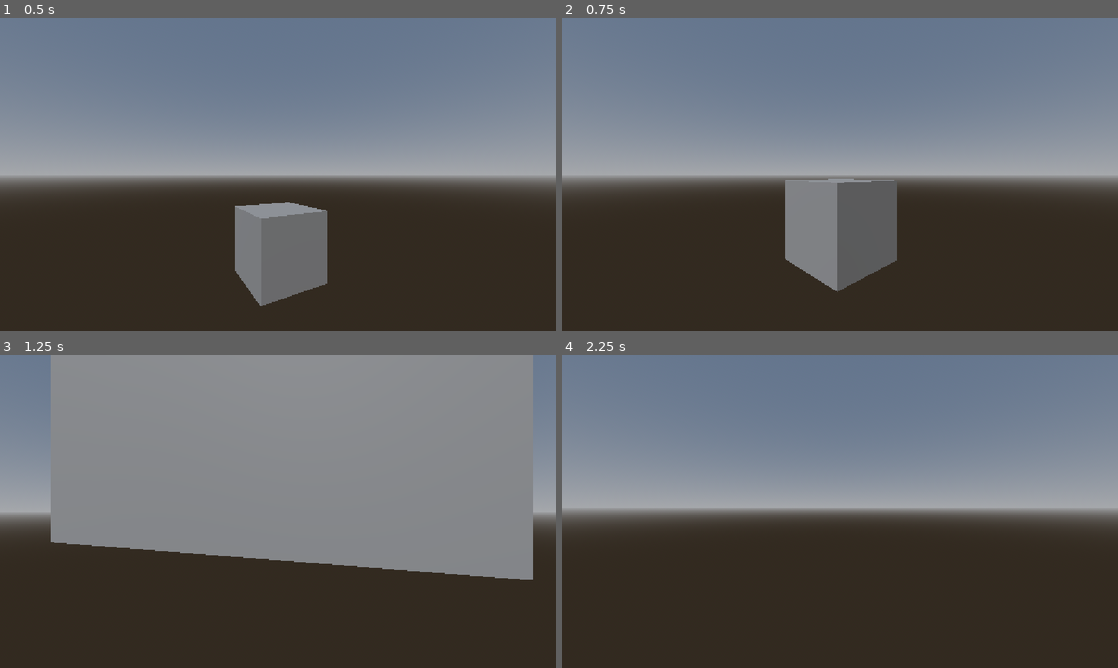
Above: before the commit, frames 1-4 (two rows, left to right).
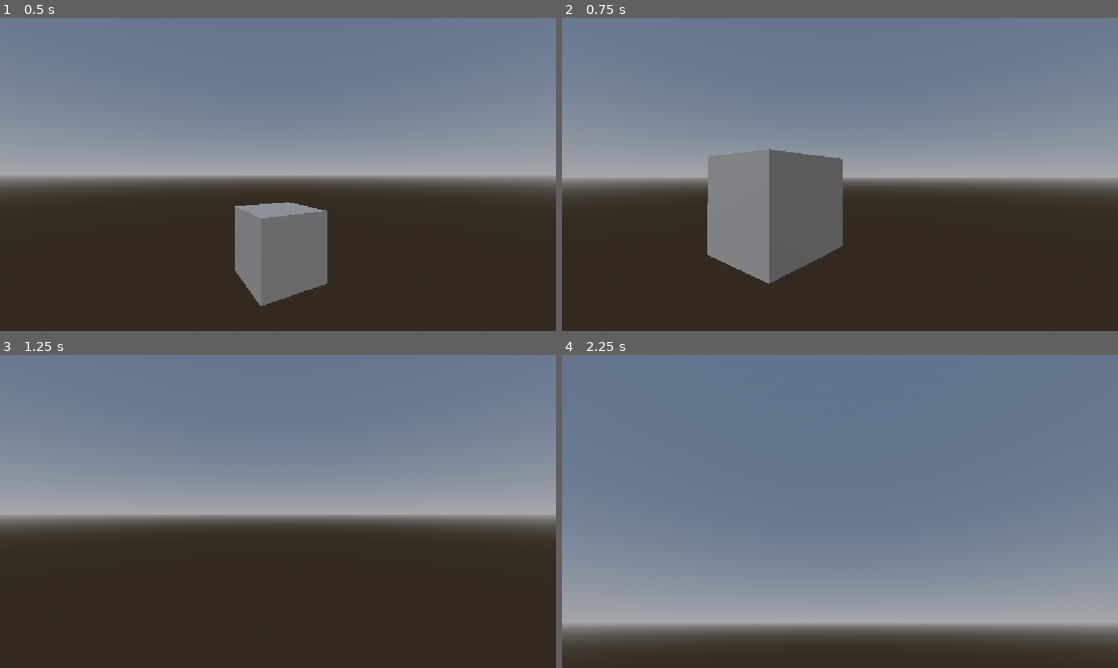
Above: after the commit, the same moments.

Repository: krscott/godot-start
Game: Godot game, scene res://main.tscn
Same seed, same stepped clock (60 frames per second), same inputs: the game is played once before the commit and once after it.
Inputs (mouse positions are in pixels of both pictures, inside the frame that each line leads up to):
- Up to frame 1 (0.5 s): no input
- Up to frame 2 (0.75 s): move the mouse to (867, 174) at 0.52 s; hold W (move_forward) from 0.53 s (still down); hold Ctrl (crouch) from 0.53 s (still down)
- Up to frame 3 (1.25 s): keep holding W (move_forward); keep holding Ctrl (crouch); tap Space (jump) at 0.77, 1.07 s; tap Shift (sprint) at 0.8 s
- Up to frame 4 (2.25 s): move the mouse to (812, 511) at 1.27 s; release Ctrl (crouch) at 1.28 s; tap Shift (sprint) at 1.35 s; tap Space (jump) at 1.52, 1.82 s; right-click (812, 511) at 1.55 s; tap Enter at 2 s; move the mouse to (895, 442) at 2.02 s; release W (move_forward) at 2.03 s; hold D (move_right) from 2.03 s (still down); hold Space (jump) from 2.03 s (still down); right-click (895, 442) at 2.1 s; click (895, 442) at 2.17 s

Frame 1 is identical in both runs. In frame 2, 12% of the frame differs, in the area x 9-91%, y 41-88%; in frame 3, 36%; in frame 4, 59%, in the area x 0-100%, y 28-94%.

Commit message:
Refactor architecture

Diff:
--- a/project/main.gd
+++ b/project/main.gd
@@ -1,154 +1,116 @@
 extends Node
-const gdserde_class := &"Main"
-const gdserde_props := [&"world", &"player_input"]
 
-@export var world: World
-@export var menu: Menu
 
-var skip_next_mouse_move := true
-var mouse_captured := true
-var player_input := PlayerInput.new()
-var replay := Replay.new()
+@onready var pausing: Pausing = %Pausing
+@onready var replay: Replay = %Replay
+@onready var player_input: PlayerInput = %PlayerInput
+@onready var world: World = %World
+@onready var menu: Menu = %Menu
+@onready var system_dialog: SystemDialog = %SystemDialog
+
+
 var quick_save := {}
 var quick_save_zero := {}
 
+
 func _ready() -> void:
+	assert(pausing)
+	assert(replay)
+	assert(player_input)
 	assert(world)
 	assert(menu)
+	assert(system_dialog)
+
 	if OS.is_debug_build():
 		print("DEBUG MODE")
 
+	util.expect_ok(replay.load_frame.connect(_replay_load_frame))
+	util.expect_ok(replay.request_frame.connect(_replay_save_frame))
+
 	build_menu()
 
-	quick_save_zero = GdSerde.serialize(self)
+	quick_save_zero = _save_savedata()
 	quick_save = quick_save_zero
 
 	var args := OS.get_cmdline_user_args()
 	print(args)
 	if args:
 		if OK == replay.load_from_file(args[0]):
-			print("REPLAY")
 			replay.start()
 
-
-func _physics_process(_delta: float) -> void:
-	if get_tree().paused:
-		return
-
-	if replay.is_active:
-		var err := GdSerde.deserialize_object(player_input, replay.next())
-		assert(not err, error_string(err))
-		if not replay.is_active:
-			print("REPLAY DONE")
-			pause()
-	else:
-		player_input.update_physics_from_input()
-		replay.add_frame(GdSerde.serialize_object(player_input))
-
-	world.apply_physics_input(player_input)
+	unpause()
 
 
 func _process(_delta: float) -> void:
-	if mouse_captured:
-		util.mouse_capture()
-	else:
-		util.mouse_show()
-
-	if not get_tree().paused:
-		world.apply_view_input(player_input)
+	if not menu.visible:
+		if Input.is_action_just_pressed("quick_save"):
+			quick_save = _save_savedata()
+		elif Input.is_action_just_pressed("quick_load"):
+			_load_savedata(quick_save)
+		elif Input.is_action_just_pressed("quit"):
+			_save_replay_and_quit()
+		elif Input.is_action_just_pressed("ui_cancel"):
+			pause()
 
 
-func _input(event: InputEvent) -> void:
-	if get_tree().paused:
-		return
-
-	var err := OK
-	match event.get_class():
-		"InputEventMouseMotion":
-			if skip_next_mouse_move:
-				skip_next_mouse_move = false
-			elif mouse_captured:
-				player_input.update_view_from_event(event)
-		"InputEventKey", "InputEventMouseButton":
-			if Input.is_action_just_pressed("quick_save"):
-				quick_save = GdSerde.serialize(self)
-				print(JSON.stringify(quick_save))
-			elif Input.is_action_just_pressed("quick_load"):
-				err = GdSerde.deserialize_object(self, quick_save)
-				assert(not err, error_string(err))
-			elif Input.is_action_just_pressed("load_replay"):
-				replay_open_dialog()
-			elif Input.is_action_just_pressed("quit"):
-				save_replay_and_quit()
-			elif Input.is_action_just_pressed("toggle_mouse"):
-				mouse_captured = not mouse_captured
-				if mouse_captured:
-					skip_next_mouse_move = true
-			elif Input.is_action_just_pressed("ui_cancel"):
-				pause()
-			else:
-				player_input.update_view_from_event(event)
+func _replay_load_frame(frame: Dictionary) -> void:
+	util.expect_ok(GdSerde.deserialize_object(player_input, frame))
+	if replay.is_active:
+		player_input.skip_frame = true
+	else:
+		print("REPLAY DONE")
+		pause()
 
 
-func save_replay_and_quit() -> void:
-	var err := replay.save_to_file("replay.dat")
-	assert(not err, error_string(err))
+func _replay_save_frame() -> void:
+	replay.add_frame(GdSerde.serialize_object(player_input))
+
+
+func _save_replay_and_quit() -> void:
+	if replay.enabled:
+		util.expect_ok(replay.save_to_file("replay.dat"))
 	get_tree().quit()
 
 
-func restart_replay() -> void:
-	load_savedata(quick_save_zero)
+func _restart_replay() -> void:
+	_load_savedata(quick_save_zero)
 	replay.restart()
 
 
-func load_savedata(data: Dictionary) -> void:
-	var err := GdSerde.deserialize_object(self, data)
-	assert(not err, error_string(err))
+func _load_savedata(data: Dictionary) -> void:
+	util.expect_ok(GdSerde.deserialize_object(world, data))
 
 
-func file_open_dialog(
-	filter: String = "",
-	description: String = ""
-) -> String:
-	var original_mouse_captured := mouse_captured
-	mouse_captured = false
+func _save_savedata() -> Dictionary:
+	var savedata := GdSerde.serialize_object(world)
+	print(JSON.stringify(savedata))
+	return savedata
 
-	var filename := await Popupper.file_open_dialog(
-		self, filter, description
-	)
-
-	mouse_captured = original_mouse_captured
-	return filename
 
 func replay_open_dialog() -> void:
-	var filename := await file_open_dialog("*.dat", "Replay File")
+	var filename := await system_dialog.file_open_dialog("*.dat", "Replay File")
 	if filename:
 		var err := replay.load_from_file(filename)
 		assert(not err, error_string(err))
-		restart_replay()
+		_restart_replay()
 		unpause()
 
-func set_paused(paused: bool) -> void:
-	# Align pause state to frame
-	await get_tree().process_frame
-
-	menu.visible = paused
-	mouse_captured = not paused
-	get_tree().paused = paused
-	if paused:
-		print("PAUSED")
-	else:
-		print("UNPAUSED")
 
 func unpause() -> void:
-	set_paused(false)
+	pausing.unpause()
+	menu.hide()
+	util.set_mouse_captured(true)
+
 
 func pause() -> void:
-	set_paused(true)
+	pausing.pause()
+	menu.show()
+	util.set_mouse_captured(false)
+
 
 func build_menu() -> void:
 	menu.build([
 		Menu.btn("Continue", unpause, "ui_cancel"),
 		Menu.btn("Load Replay", replay_open_dialog),
-		Menu.btn("Quit", save_replay_and_quit),
+		Menu.btn("Quit", _save_replay_and_quit),
 	])
--- a/project/main.tscn
+++ b/project/main.tscn
@@ -1,10 +1,14 @@
-[gd_scene load_steps=10 format=3 uid="uid://6uyp4hbab8gp"]
+[gd_scene load_steps=13 format=3 uid="uid://6uyp4hbab8gp"]
 
 [ext_resource type="Script" uid="uid://ygjvluupbdtm" path="res://main.gd" id="1_0xm2m"]
 [ext_resource type="Script" uid="uid://dfati240tvaw1" path="res://scripts/free_cam.gd" id="2_0xm2m"]
 [ext_resource type="Script" uid="uid://cj83dvikoriai" path="res://world.gd" id="2_1bvp3"]
+[ext_resource type="Script" uid="uid://n2spkoxc2iv5" path="res://scripts/pausing.gd" id="2_5vw27"]
+[ext_resource type="Script" uid="uid://skj8dxeivfvs" path="res://scripts/player_input.gd" id="2_7mycd"]
+[ext_resource type="Script" uid="uid://mahcrqfjlyyq" path="res://scripts/replay.gd" id="2_272bh"]
 [ext_resource type="Script" uid="uid://c1yjf0s7vvoqn" path="res://rotate.gd" id="3_h2yge"]
 [ext_resource type="PackedScene" uid="uid://dkhqxc2w4rda4" path="res://scenes/ui/menu.tscn" id="5_lquwl"]
+[ext_resource type="Script" uid="uid://btc74n06ykolu" path="res://scripts/system_dialog.gd" id="9_kek77"]
 
 [sub_resource type="ProceduralSkyMaterial" id="ProceduralSkyMaterial_0xm2m"]
 
@@ -15,20 +19,27 @@
 background_mode = 2
 sky = SubResource("Sky_0xm2m")
 
-[sub_resource type="LabelSettings" id="LabelSettings_1bvp3"]
-font_size = 44
+[node name="Main" type="Node"]
+script = ExtResource("1_0xm2m")
 
-[node name="Main" type="Node" node_paths=PackedStringArray("world", "menu")]
-process_mode = 3
-script = ExtResource("1_0xm2m")
-world = NodePath("World")
-menu = NodePath("Menu")
+[node name="Pausing" type="Node" parent="."]
+unique_name_in_owner = true
+script = ExtResource("2_5vw27")
 
-[node name="World" type="CanvasLayer" parent="." node_paths=PackedStringArray("freecam", "box")]
-process_mode = 1
+[node name="Replay" type="Node" parent="."]
+unique_name_in_owner = true
+script = ExtResource("2_272bh")
+enabled = false
+
+[node name="PlayerInput" type="Node" parent="."]
+unique_name_in_owner = true
+script = ExtResource("2_7mycd")
+
+[node name="World" type="CanvasLayer" parent="." node_paths=PackedStringArray("box", "freecam")]
+unique_name_in_owner = true
 script = ExtResource("2_1bvp3")
+box = NodePath("Box")
 freecam = NodePath("FreeCam")
-box = NodePath("Box")
 
 [node name="WorldEnvironment" type="WorldEnvironment" parent="World"]
 environment = SubResource("Environment_h2yge")
@@ -43,22 +54,9 @@
 [node name="Box" type="CSGBox3D" parent="World"]
 script = ExtResource("3_h2yge")
 
-[node name="UI" type="CanvasLayer" parent="."]
+[node name="Menu" parent="." instance=ExtResource("5_lquwl")]
+unique_name_in_owner = true
 
-[node name="Label" type="Label" parent="UI"]
-visible = false
-anchors_preset = 8
-anchor_left = 0.5
-anchor_top = 0.5
-anchor_right = 0.5
-anchor_bottom = 0.5
-offset_left = -138.0
-offset_top = -30.5
-offset_right = 138.0
-offset_bottom = 30.5
-grow_horizontal = 2
-grow_vertical = 2
-text = "Hello, Godot!"
-label_settings = SubResource("LabelSettings_1bvp3")
-
-[node name="Menu" parent="." instance=ExtResource("5_lquwl")]
+[node name="SystemDialog" type="Node" parent="."]
+unique_name_in_owner = true
+script = ExtResource("9_kek77")
--- a/project/project.godot
+++ b/project/project.godot
@@ -50,11 +50,6 @@
 "events": [Object(InputEventKey,"resource_local_to_scene":false,"resource_name":"","device":-1,"window_id":0,"alt_press …(192 unchanged characters)…
 ]
 }
-toggle_mouse={
-"deadzone": 0.2,
-"events": [Object(InputEventMouseButton,"resource_local_to_scene":false,"resource_name":"","device":-1,"window_id":0,"alt_pressed":false,"shift_pressed":false,"ctrl_pressed":false,"meta_pressed":false,"button_mask":2,"position":Vector2(490, 10),"global_position":Vector2(499, 58),"factor":1.0,"button_index":2,"canceled":false,"pressed":true,"double_click":false,"script":null)
-]
-}
 quit={
 "deadzone": 0.2,
 "events": [Object(InputEventKey,"resource_local_to_scene":false,"resource_name":"","device":-1,"window_id":0,"alt_press …(191 unchanged characters)…
@@ -85,11 +80,6 @@
 "events": [Object(InputEventKey,"resource_local_to_scene":false,"resource_name":"","device":-1,"window_id":0,"alt_press …(191 unchanged characters)…
 ]
 }
-load_replay={
-"deadzone": 0.2,
-"events": [Object(InputEventKey,"resource_local_to_scene":false,"resource_name":"","device":-1,"window_id":0,"alt_pressed":false,"shift_pressed":false,"ctrl_pressed":false,"meta_pressed":false,"pressed":false,"keycode":0,"physical_keycode":92,"key_label":0,"unicode":92,"location":0,"echo":false,"script":null)
-]
-}
 
 [rendering]
 
--- a/project/scenes/ui/menu.gd
+++ b/project/scenes/ui/menu.gd
@@ -28,6 +28,7 @@
 }
 
 var _spec: Array[Spec] = []
+var _was_visible_last_frame := false
 
 func _ready() -> void:
 	assert(title_label)
@@ -37,9 +38,20 @@
 	for k: SpecKind in _templates:
 		_get_template(k).hide()
 
+
+func _process(_delta: float) -> void:
+	if _was_visible_last_frame and visible:
+		for x in _spec:
+			if x.action and Input.is_action_just_pressed(x.action):
+				print("Menu: ", x.action, " -> ", x.text)
+				x.callback.call()
+	_was_visible_last_frame = visible
+
+
 func _get_template(kind: SpecKind) -> Control:
 	assert(_templates.has(kind), str("Missing template for kind: ", kind))
 	return _templates[kind]
+
 
 func _dupe_template(kind: SpecKind) -> Node:
 	var new_node: Control = _get_template(kind).duplicate()
@@ -47,12 +59,6 @@
 	new_node.show()
 	return new_node
 
-func _input(_event: InputEvent) -> void:
-	if visible:
-		for x in _spec:
-			if x.action and Input.is_action_just_pressed(x.action):
-				print("Menu: ", x.action, " -> ", x.text)
-				x.callback.call()
 
 func build(spec: Array[Spec]) -> void:
 	assert(_spec.size() == 0, "TODO: clear old spec")
--- a/project/scenes/ui/menu.tscn
+++ b/project/scenes/ui/menu.tscn
@@ -3,6 +3,7 @@
 [ext_resource type="Script" uid="uid://bn5av54g3r5s4" path="res://scenes/ui/menu.gd" id="1_6tw0m"]
 
 [node name="Menu" type="CanvasLayer"]
+process_mode = 3
 script = ExtResource("1_6tw0m")
 
 [node name="Background" type="ColorRect" parent="."]
--- a/project/scripts/free_cam.gd
+++ b/project/scripts/free_cam.gd
@@ -3,31 +3,33 @@
 const gdserde_class := &"FreeCam"
 const gdserde_props := [&"transform"]
 
-@export
-var base_speed := 0.05
-@export
-var sprint_speed := 0.2
+@export var maybe_input: PlayerInput
+
+@export var base_speed := 5.0
+@export var sprint_speed := 20.0
 
 
-func apply_view_input(input: PlayerInput) -> void:
-	rotation_degrees.x = input.look.x
-	rotation_degrees.y = input.look.y
+func _physics_process(delta: float) -> void:
+	if maybe_input:
+		var updown := 0.0
+		if maybe_input.jump:
+			updown += 1.0
+		if maybe_input.crouch:
+			updown -= 1.0
+
+		var speed := base_speed * delta
+		if maybe_input.sprint:
+			speed = sprint_speed * delta
+
+		var direction := (
+			transform.basis * Vector3(maybe_input.move.x, 0, maybe_input.move.y)
+			+ Vector3(0, updown, 0)
+		).normalized()
+
+		position += direction * speed;
 
 
-func apply_physics_input(input: PlayerInput) -> void:
-	var updown := 0.0
-	if input.jump:
-		updown += 1.0
-	if input.crouch:
-		updown -= 1.0
-
-	var speed := base_speed
-	if input.sprint:
-		speed = sprint_speed
-
-	var direction := (
-		transform.basis * Vector3(input.move.x, 0, input.move.y)
-		+ Vector3(0, updown, 0)
-	).normalized()
-
-	position += direction * speed;
+func _process(_delta: float) -> void:
+	if maybe_input:
+		rotation_degrees.x = maybe_input.look.x
+		rotation_degrees.y = maybe_input.look.y
--- /dev/null
+++ b/project/scripts/pausing.gd
@@ -0,0 +1,30 @@
+class_name Pausing
+extends Node
+
+signal pre_pause
+
+
+var paused := false
+
+
+func pause() -> void:
+	paused = true
+
+
+func unpause() -> void:
+	paused = false
+
+
+func _ready() -> void:
+	process_mode = PROCESS_MODE_ALWAYS
+
+
+func _physics_process(_delta: float) -> void:
+	if paused != get_tree().paused:
+		if paused:
+			print("PAUSED")
+			pre_pause.emit()
+		else:
+			print("UNPAUSED")
+
+		get_tree().paused = paused
--- a/project/scripts/player_input.gd
+++ b/project/scripts/player_input.gd
@@ -1,11 +1,20 @@
 class_name PlayerInput
+extends Node
 const gdserde_class := &"PlayerInput"
+const gdserde_props := [
+	&"look",
+	&"move",
+	&"sprint",
+	&"crouch",
+	&"jump",
+]
 
 # TODO: Make parameter
 const sensitivity := 0.2
 const min_angle := -90.0
 const max_angle := 90
 
+var skip_frame := false
 
 var look := Vector2.ZERO
 var move := Vector2.ZERO
@@ -13,21 +22,25 @@
 var crouch := false
 var jump := false
 
-func update_physics_from_input() -> void:
-	move = Input.get_vector(
-		"move_left", "move_right", "move_forward", "move_backward"
-	)
-	sprint = Input.is_action_pressed("sprint")
-	crouch = Input.is_action_pressed("crouch")
-	jump = Input.is_action_pressed("jump")
+func _physics_process(_delta: float) -> void:
+	if not skip_frame:
+		move = Input.get_vector(
+			"move_left", "move_right", "move_forward", "move_backward"
+		)
+		sprint = Input.is_action_pressed("sprint")
+		crouch = Input.is_action_pressed("crouch")
+		jump = Input.is_action_pressed("jump")
+
+	skip_frame = false
 
 
-func update_view_from_event(event: InputEvent) -> void:
-	match event.get_class():
-		"InputEventMouseMotion":
-			var ev: InputEventMouseMotion = event
-			look.y -= (ev.relative.x * sensitivity)
-			look.x -= (ev.relative.y * sensitivity)
-			look.x = clamp(look.x, min_angle, max_angle)
-		"InputEventKey", "InputEventMouseButton":
-			pass
+func _input(event: InputEvent) -> void:
+	if not skip_frame:
+		match event.get_class():
+			"InputEventMouseMotion":
+				var ev: InputEventMouseMotion = event
+				look.y -= (ev.relative.x * sensitivity)
+				look.x -= (ev.relative.y * sensitivity)
+				look.x = clamp(look.x, min_angle, max_angle)
+			"InputEventKey", "InputEventMouseButton":
+				pass
--- a/project/scripts/popupper.gd
+++ /dev/null
@@ -1,46 +0,0 @@
-class_name Popupper
-extends Node
-
-signal completed(string: String)
-
-func _on_completed(filename: String = "") -> void:
-	completed.emit(filename)
-
-static func file_dialog(
-	parent: Node,
-	file_mode: FileDialog.FileMode,
-	filter: String = "",
-	description: String = ""
-) -> String:
-	var pop := Popupper.new()
-	parent.add_child(pop)
-
-	var fd := FileDialog.new()
-	pop.add_child(fd)
-
-	fd.file_mode = file_mode
-	fd.use_native_dialog = true
-	if filter:
-		fd.add_filter(filter, description)
-	fd.popup_centered()
-
-	util.expect_ok(fd.file_selected.connect(pop._on_completed))
-	util.expect_ok(fd.canceled.connect(pop._on_completed))
-
-	var filename: String = await pop.completed
-
-	if filename:
-		print("filename: ", filename)
-	else:
-		print("canceled")
-
-	fd.queue_free()
-	pop.queue_free()
-	return filename
-
-static func file_open_dialog(
-	parent: Node,
-	filter: String = "",
-	description: String = ""
-) -> String:
-	return await file_dialog(parent, FileDialog.FileMode.FILE_MODE_OPEN_FILE, filter, description)
--- a/project/scripts/replay.gd
+++ b/project/scripts/replay.gd
@@ -1,9 +1,23 @@
 class_name Replay
-extends RefCounted
+extends Node
+
+signal load_frame(data: Dictionary)
+signal request_frame
+
+@export var enabled := true
 
 var is_active := false
 var frames := []
 var current_frame := 0
+
+func _physics_process(_delta: float) -> void:
+	if not enabled:
+		return
+
+	if is_active:
+		load_frame.emit(next())
+	else:
+		request_frame.emit()
 
 func load_from_file(filename: String) -> Error:
 	var err := OK
--- /dev/null
+++ b/project/scripts/system_dialog.gd
@@ -0,0 +1,40 @@
+class_name SystemDialog
+extends Node
+
+signal completed(string: String)
+
+func _ready() -> void:
+	process_mode = PROCESS_MODE_ALWAYS
+
+func _on_completed(filename: String = "") -> void:
+	completed.emit(filename)
+
+func file_dialog(
+	file_mode: FileDialog.FileMode,
+	filter: String = "",
+	description: String = ""
+) -> String:
+	var fd := FileDialog.new()
+	add_child(fd)
+
+	fd.file_mode = file_mode
+	fd.use_native_dialog = true
+	if filter:
+		fd.add_filter(filter, description)
+	fd.popup_centered()
+
+	util.expect_ok(fd.file_selected.connect(_on_completed))
+	util.expect_ok(fd.canceled.connect(_on_completed))
+
+	var filename: String = await completed
+
+	if filename:
+		print("filename: ", filename)
+	else:
+		print("canceled")
+
+	fd.queue_free()
+	return filename
+
+func file_open_dialog(filter: String = "", description: String = "") -> String:
+	return await file_dialog(FileDialog.FileMode.FILE_MODE_OPEN_FILE, filter, description)
--- a/project/scripts/util.gd
+++ b/project/scripts/util.gd
@@ -4,14 +4,11 @@
 const MAX_INT: int = 9223372036854775807
 const MIN_INT: int = -9223372036854775807 - 1
 
-static func is_mouse_captured() -> bool:
-	return Input.get_mouse_mode()
-
-static func mouse_capture() -> void:
-	Input.set_mouse_mode(Input.MOUSE_MODE_CAPTURED)
-
-static func mouse_show() -> void:
-	Input.set_mouse_mode(Input.MOUSE_MODE_VISIBLE)
+static func set_mouse_captured(is_caputred: bool) -> void:
+	if is_caputred:
+		Input.set_mouse_mode(Input.MOUSE_MODE_CAPTURED)
+	else:
+		Input.set_mouse_mode(Input.MOUSE_MODE_VISIBLE)
 
 static func has_member(obj: Object, name: StringName) -> bool:
 	return obj.get(name) != null
--- a/project/world.gd
+++ b/project/world.gd
@@ -1,17 +1,19 @@
 extends Node
 class_name World
 const gdserde_class := &"World"
-const gdserde_props := [&"freecam", &"box"]
+const gdserde_props := [
+	&"box",
+	&"freecam",
+]
 
+@export var box: Node3D
 @export var freecam: FreeCam
-@export var box: Node3D
+
+@onready var player_input: PlayerInput = %PlayerInput
 
 func _ready() -> void:
 	assert(freecam)
 	assert(box)
+	assert(player_input)
 
-func apply_view_input(input: PlayerInput) -> void:
-	freecam.apply_view_input(input)
-
-func apply_physics_input(input: PlayerInput) -> void:
-	freecam.apply_physics_input(input)
+	freecam.maybe_input = player_input
Not shown, added: project/scripts/pausing.gd.uid
Renamed: project/scripts/popupper.gd.uid -> project/scripts/system_dialog.gd.uid
